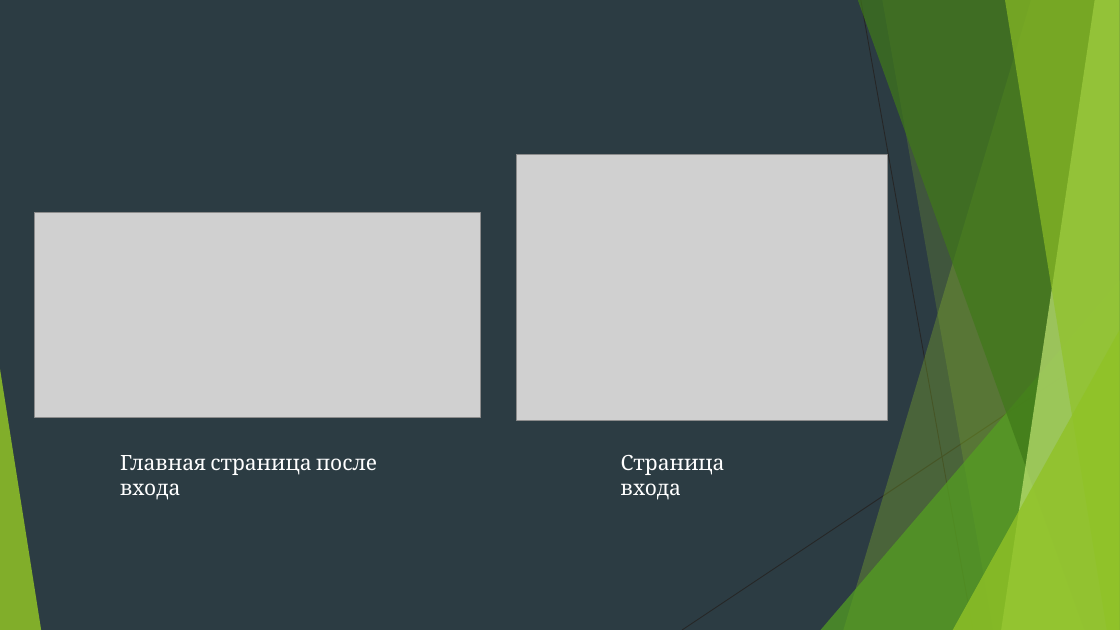
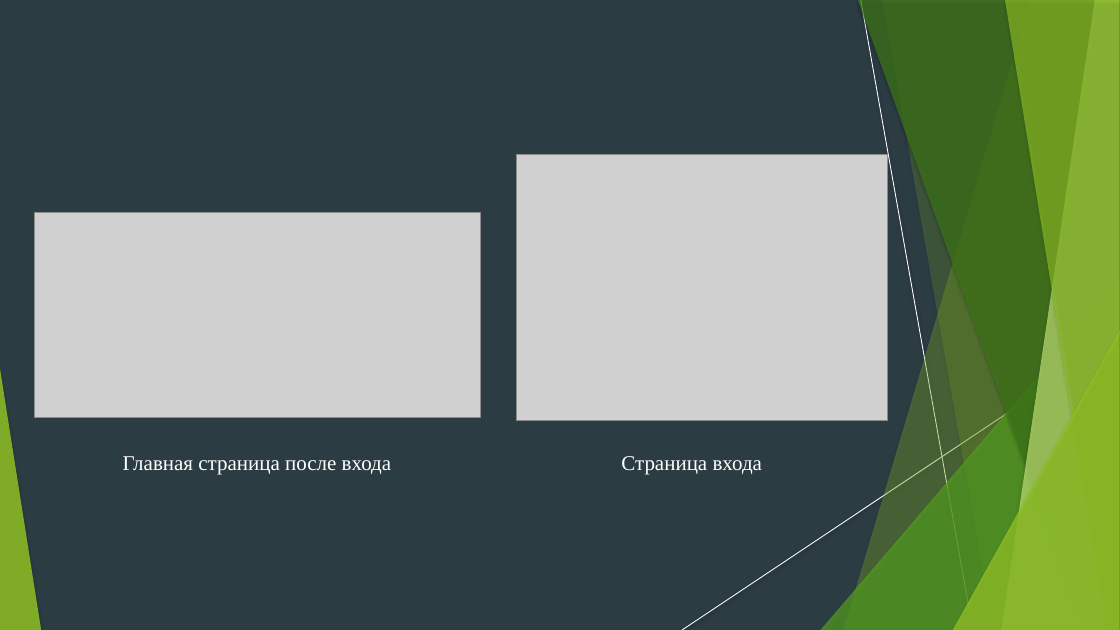
Before and after one commit to Vegoram/Roguelike-Site-Game, a slide deck: slide 8 of презентация.pptx (slide 7 before the commit). Drawn at 1120x630 pixels with LibreOffice and Linux fonts; fonts in the diff are those of the drawing; grey boxes stand for pictures. Boxes give left, top, right and bottom in pixels: in the first picture for what was removed or moved away, otherwise in the second. Text is boxed around its words. In the diff, an @@ line names an element or a change of style, - is before the commit and + after.

```diff
--- a/презентация.pptx
+++ b/презентация.pptx
@@ line (861, 0) - (973, 630): stroke #262626 0.75 pt to #FFFFFF 0.74 pt @@
@@ freeform shape at [882, 0, 1120, 630]: shadow on; outline redrawn @@
@@ line (1120, 339) - (682, 630): stroke #262626 0.75 pt to #FFFFFF 0.74 pt @@
@@ shadow on in 6 elements at [844, 0, 1120, 630], [821, 280, 1120, 630], [858, 0, 1120, 630], [1002, 0, 1120, 630], [1005, 0, 1120, 630], [953, 330, 1120, 630] @@
@@ text "Главная страница после входа" at [123, 456, 391, 474]: font Cambria to Times New Roman @@
@@ text "Страница входа" at [621, 456, 762, 474]: font Cambria to Times New Roman @@
```
Also in this commit, not shown: 8 other slides changed, 1 slide added.
